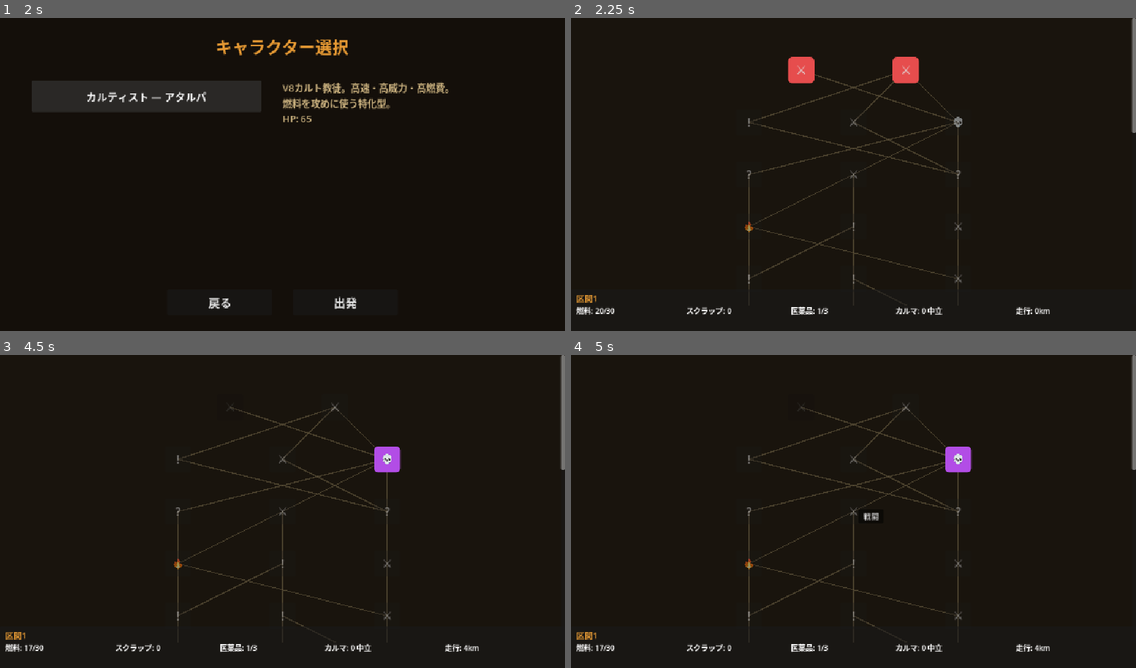
Above: before the commit, frames 1-4 (two rows, left to right).
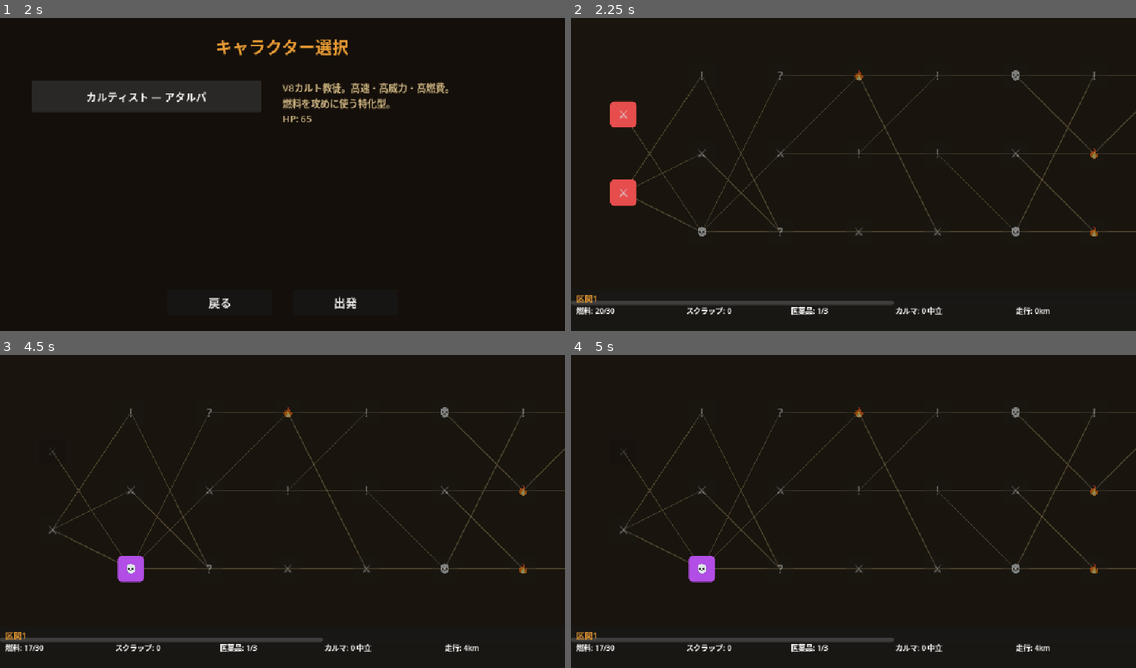
Above: after the commit, the same moments.

Repository: sashimihoutyou/too-fast-to-die
Game: Godot game, scene res://scenes/main/title_screen.tscn
The game is run twice, just before and just after one commit, with the same random seed, the same clock (stepped at 60 frames per second) and the same inputs.
Inputs:
- Up to frame 1 (2 s): click "ニューゲーム" at 0.5 s; click "カルティスト — アタルパ" at 1.25 s
- Up to frame 2 (2.25 s): click "出発" at 2 s
- Up to frame 3 (4.5 s): click "⚔" at 2.75 s; click "攻撃対象" at 3.5 s; click "逃走 (1燃料)" at 4.25 s
- Up to frame 4 (5 s): no input

Frame 1 is identical in both runs. In frame 2, 6.1% of the frame differs, in the area x 0-100%, y 0-92%; in frame 3, 5.3%; in frame 4, 5.3%.

Commit message:
fix: マップのノード配置を左→右方向に変更
東のオアシスを目指すゲームデザインに合わせ、ノードの進行方向を
上→下から左→右に変更。MapContainerも横長レイアウトに修正。

Co-Authored-By: Claude Opus 4.6 <noreply@anthropic.com>
Claude-Session: https://claude.ai/code/session_01H7M9hNrExgiHiSDk7GcrhS

Diff:
--- a/scenes/map/map_screen.tscn
+++ b/scenes/map/map_screen.tscn
@@ -29,7 +29,7 @@
 
 [node name="MapContainer" type="Control" parent="MapScroll"]
 layout_mode = 2
-custom_minimum_size = Vector2(1080, 1400)
+custom_minimum_size = Vector2(1900, 520)
 
 [node name="HUD" type="Panel" parent="."]
 layout_mode = 1
--- a/scripts/map/map_generator.gd
+++ b/scripts/map/map_generator.gd
@@ -87,14 +87,14 @@
 				source["connections"].append(_node_id(next_node))
 
 static func _assign_positions(nodes: Array[Dictionary], total_rows: int, cols: int) -> void:
-	var x_spacing := 200.0
-	var y_spacing := 100.0
+	var x_spacing := 150.0
+	var y_spacing := 150.0
 	for node in nodes:
 		var row_nodes := _get_nodes_at_row(nodes, node["row"])
 		var count := row_nodes.size()
 		var idx := row_nodes.find(node)
-		var x_offset := (float(idx) - float(count - 1) / 2.0) * x_spacing
-		node["position"] = Vector2(540.0 + x_offset, 100.0 + node["row"] * y_spacing)
+		var y_offset := (float(idx) - float(count - 1) / 2.0) * y_spacing
+		node["position"] = Vector2(100.0 + node["row"] * x_spacing, 260.0 + y_offset)
 
 static func _get_nodes_at_row(nodes: Array[Dictionary], row: int) -> Array[Dictionary]:
 	var result: Array[Dictionary] = []
